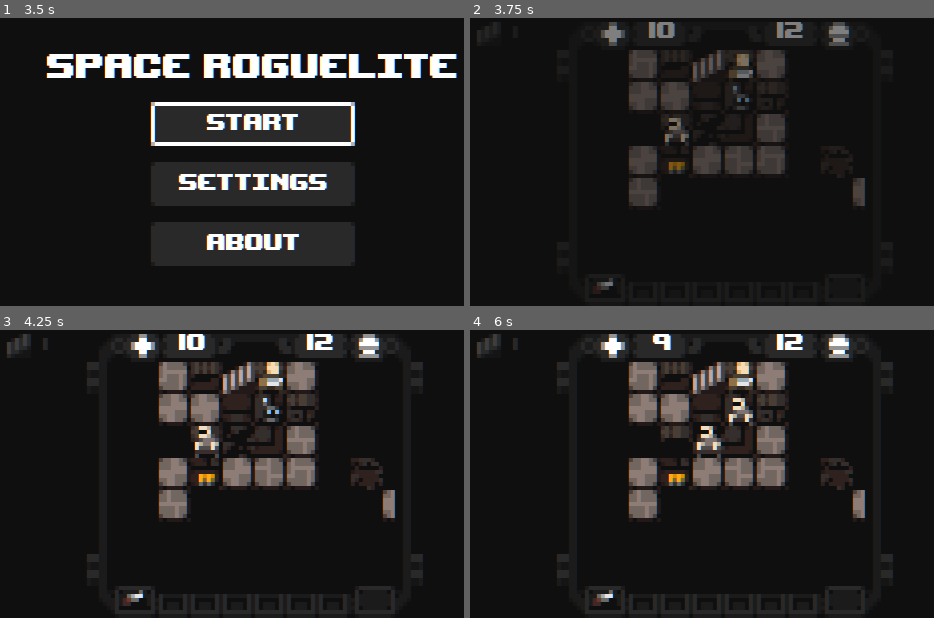
Above: before the commit, frames 1-4 (two rows, left to right).
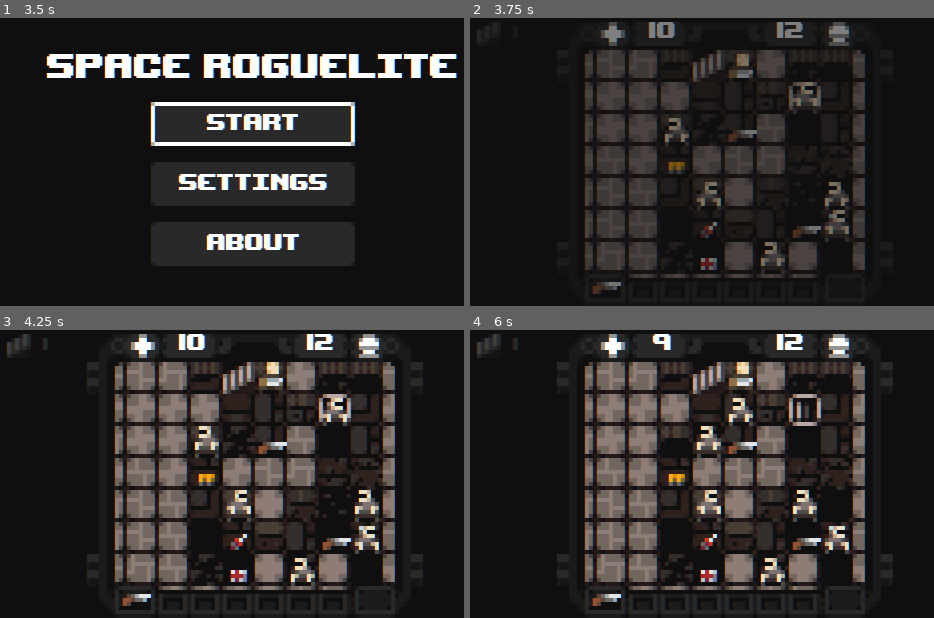
Above: after the commit, the same moments.

Repository: PavelProvotorov/Godot-Terminus-Roguelike
Game: Godot game, scene res://Scenes/Main.tscn
Same seed, same stepped clock (60 frames per second), same inputs: the game is played once before the commit and once after it. Sound files missing from this copy of the repository are replaced by a short silence.
Inputs:
- Up to frame 1 (3.5 s): click "Start" at 0.5 s; click "Start" at 1.25 s; click "Settings" at 2 s; click "About" at 2.75 s
- Up to frame 2 (3.75 s): tap Enter at 3.5 s; hold Right (ui_right) from 3.53 s (still down)
- Up to frame 3 (4.25 s): keep holding Right (ui_right)
- Up to frame 4 (6 s): tap Space at 4.25 s; release Right (ui_right) at 4.28 s; hold Down (ui_down) 4.28-5.03 s; hold Right (ui_right) 5.03-5.78 s; hold Up (ui_up) from 5.78 s (still down)

Frame 1 is identical in both runs. In frame 2, 14% of the frame differs, in the area x 24-86%, y 11-96%; in frame 3, 20%; in frame 4, 20%.

Commit message:
Minor changes to Items2D
- Moved some of the functions to the main Item2D Class
- Fixed bug with sound playing when text already displayed
- Fixed bug with text speeding up each time the window is shown
- Started working on descriptions for items
- Text window expanded

Diff:
--- a/Scenes/Level_1.tscn
+++ b/Scenes/Level_1.tscn
@@ -62,6 +62,7 @@
 format = 1
 
 [node name="Fog" type="TileMap" parent="."]
+visible = false
 z_index = 4
 tile_set = ExtResource( 6 )
 cell_size = Vector2( 8, 8 )
--- a/Scenes/Main.tscn
+++ b/Scenes/Main.tscn
@@ -1,5 +1,6 @@
-[gd_scene load_steps=22 format=2]
-
+[gd_scene load_steps=23 format=2]
+
+[ext_resource path="res://Sounds/sfx_type.mp3" type="AudioStream" id=1]
 [ext_resource path="res://Resources/fonts/FONT_UpheavalPro.tres" type="DynamicFont" id=2]
 [ext_resource path="res://Assets/ui_main.png" type="Texture" id=3]
 [ext_resource path="res://Resources/fonts/UpheavalPro.ttf" type="DynamicFontData" id=5]
@@ -215,13 +216,15 @@
 margin_left = 33.0
 margin_top = 13.0
 margin_right = 95.0
-margin_bottom = 35.0
+margin_bottom = 59.0
 custom_fonts/font = SubResource( 9 )
 text = "< Become aware of happiness once you have lost it. Then an age comes, a second one, in which you already know,  …(316 unchanged characters)…
 autowrap = true
 clip_text = true
-max_lines_visible = 7
 script = ExtResource( 7 )
+
+[node name="AudioStreamPlayer" type="AudioStreamPlayer" parent="GUI/GUI_LAYER_MAIN/UI_TEXT/UI_TEXTLOG"]
+stream = ExtResource( 1 )
 
 [node name="UI_INVENTORY" type="GridContainer" parent="GUI/GUI_LAYER_MAIN"]
 margin_left = 40.0
--- a/Scripts/Data.gd
+++ b/Scripts/Data.gd
@@ -12,6 +12,14 @@
 	"text_2": "this is text 2"
 }
 
+# DESCRIPTION
+#---------------------------------------------------------------------------------------
+onready var DESCRIPTION_DATA = {
+	"item_shotgun": "This is a regular old Shotgun, used commonly among the guards.",
+	"item_assault_rifle": "this is text 1",
+	"item_submachine_gun": "this is text 2"
+}
+
 # LEVELS
 #---------------------------------------------------------------------------------------
 onready var LEVEL_DATA = {
--- a/Scripts/Dump.gd
+++ b/Scripts/Dump.gd
@@ -1844,3 +1844,5 @@
 #		},
 #	},
 #}
+
+#	for i in text.length():
--- a/Scripts/Sound.gd
+++ b/Scripts/Sound.gd
@@ -1,5 +1,6 @@
 extends Node
 
+onready var sfx_type = preload("res://Sounds/sfx_type.mp3")
 onready var sfx_blink = preload("res://Sounds/sfx_blink.mp3")
 onready var sfx_exit = preload("res://Sounds/sfx_exit.mp3")
 onready var sfx_level_1 = preload("res://Sounds/sfx_level_1.mp3")
--- a/Scripts/Textlog.gd
+++ b/Scripts/Textlog.gd
@@ -5,7 +5,14 @@
 
 func show_text():
 	visible_characters = 0
-	for i in text.length():
-		visible_characters += 1
-		yield(get_tree().create_timer(0.025),"timeout")
+	for i in get_total_character_count():
+		if Global.NODE_UI_TEXT.visible == true:
+			visible_characters += 1
+			$AudioStreamPlayer.play()
+			yield(get_tree().create_timer(0.025),"timeout")
+		elif Global.NODE_UI_TEXT.visible == false:
+			return
 	pass
+
+func get_idle_frame():
+	yield(get_tree(),"idle_frame")
--- a/Scripts/classes/Item2D.gd
+++ b/Scripts/classes/Item2D.gd
@@ -111,5 +111,14 @@
 	else:
 		pass
 
+func on_action_shoot():
+	pass
+
+func on_action_tick():
+	pass
+
+func on_action_use():
+	pass
+
 func get_idle_frame():
 	yield(get_tree(),"idle_frame")
--- a/Scripts/items/Adrenalin.gd
+++ b/Scripts/items/Adrenalin.gd
@@ -27,9 +27,3 @@
 		Global.NODE_MAIN.level_game_over()
 	item_remove_from_inventory(item_parent)
 	pass
-
-func on_action_tick():
-	pass
-
-func on_action_read():
-	pass
--- a/Scripts/items/Ammo.gd
+++ b/Scripts/items/Ammo.gd
@@ -6,7 +6,6 @@
 	randomize()
 	ammo_count = randi()%4+2
 	item_name = "Ammo"
-	item_text = "This is ammo \n hahahah"
 	NODE_NAME.set_text(item_name)
 	pass
 
@@ -21,9 +20,3 @@
 	Sound.sound_spawn(Global.NODE_SOUNDS,Sound.sfx_pickup,self.position/grid_size)
 	item_action_add_ammo(ammo_count,self)
 	item_remove(item_parent)
-
-func on_action_use():
-	pass
-
-func on_action_tick():
-	pass
--- a/Scripts/items/AssaultRifle.gd
+++ b/Scripts/items/AssaultRifle.gd
@@ -23,9 +23,3 @@
 	item_action_add_ammo(ammo_count,self)
 	weapon_add_to_inventory(self,Global.NODE_PLAYER.position)
 	pass
-
-func on_action_shoot():
-	pass
-
-func on_action_read():
-	pass
--- a/Scripts/items/BigDan001.gd
+++ b/Scripts/items/BigDan001.gd
@@ -18,12 +18,3 @@
 func on_action_pickup():
 	item_display_text(self,item_text)
 	pass
-
-func on_action_use():
-	pass
-
-func on_action_tick():
-	pass
-
-func on_action_read():
-	pass
--- a/Scripts/items/Grenade.gd
+++ b/Scripts/items/Grenade.gd
@@ -31,9 +31,3 @@
 func on_action_throw():
 	item_remove_from_inventory(item_parent)
 	pass
-
-func on_action_tick():
-	pass
-
-func on_action_read():
-	pass
--- a/Scripts/items/HuntingRifle.gd
+++ b/Scripts/items/HuntingRifle.gd
@@ -22,9 +22,3 @@
 	item_action_add_ammo(ammo_count,self)
 	weapon_add_to_inventory(self,Global.NODE_PLAYER.position)
 	pass
-
-func on_action_shoot():
-	pass
-
-func on_action_read():
-	pass
--- a/Scripts/items/Medkit.gd
+++ b/Scripts/items/Medkit.gd
@@ -20,12 +20,3 @@
 	Global.NODE_PLAYER.spawn_text(count,Global.NODE_PLAYER.position/grid_size,Color.greenyellow,0.0)
 	Sound.sound_spawn(Global.NODE_SOUNDS,Sound.sfx_pickup,self.position/grid_size)
 	item_remove(item_parent)
-
-func on_action_use():
-	pass
-
-func on_action_tick():
-	pass
-
-func on_action_read():
-	pass
--- a/Scripts/items/Pistol.gd
+++ b/Scripts/items/Pistol.gd
@@ -31,6 +31,3 @@
 	else:
 		pass
 	pass
-
-func on_action_read():
-	pass
--- a/Scripts/items/SawnOff.gd
+++ b/Scripts/items/SawnOff.gd
@@ -22,9 +22,3 @@
 	item_action_add_ammo(ammo_count,self)
 	weapon_add_to_inventory(self,Global.NODE_PLAYER.position)
 	pass
-
-func on_action_shoot():
-	pass
-
-func on_action_read():
-	pass
--- a/Scripts/items/Shotgun.gd
+++ b/Scripts/items/Shotgun.gd
@@ -11,6 +11,8 @@
 	randomize()
 	ammo_count = randi()%2+0
 	item_name = "Shotgun"
+	item_text = "<%s>\n\n" + Data.DESCRIPTION_DATA.get("item_shotgun") + "\n\n* Damage: %s\n* Range: %s"
+	item_text = item_text % [item_name,stat_ranged_dmg,stat_range]
 	NODE_NAME.set_text(item_name)
 	pass
 
@@ -22,9 +24,3 @@
 	item_action_add_ammo(ammo_count,self)
 	weapon_add_to_inventory(self,Global.NODE_PLAYER.position)
 	pass
-
-func on_action_shoot():
-	pass
-
-func on_action_read():
-	pass
--- a/Scripts/items/SniperRifle.gd
+++ b/Scripts/items/SniperRifle.gd
@@ -22,9 +22,3 @@
 	item_action_add_ammo(ammo_count,self)
 	weapon_add_to_inventory(self,Global.NODE_PLAYER.position)
 	pass
-
-func on_action_shoot():
-	pass
-
-func on_action_read():
-	pass
--- a/Scripts/items/Steroids.gd
+++ b/Scripts/items/Steroids.gd
@@ -27,9 +27,3 @@
 		Global.NODE_MAIN.level_game_over()
 	item_remove_from_inventory(item_parent)
 	pass
-
-func on_action_tick():
-	pass
-
-func on_action_read():
-	pass
--- a/Scripts/items/SubmachineGun.gd
+++ b/Scripts/items/SubmachineGun.gd
@@ -22,9 +22,3 @@
 	item_action_add_ammo(ammo_count,self)
 	weapon_add_to_inventory(self,Global.NODE_PLAYER.position)
 	pass
-
-func on_action_shoot():
-	pass
-
-func on_action_read():
-	pass
--- a/Scripts/items/TacticalShotgun.gd
+++ b/Scripts/items/TacticalShotgun.gd
@@ -22,9 +22,3 @@
 	item_action_add_ammo(ammo_count,self)
 	weapon_add_to_inventory(self,Global.NODE_PLAYER.position)
 	pass
-
-func on_action_shoot():
-	pass
-
-func on_action_read():
-	pass
--- a/Scripts/items/Teleport.gd
+++ b/Scripts/items/Teleport.gd
@@ -31,9 +31,3 @@
 	Global.LEVEL_LAYER_LOGIC.fog_update()
 	item_remove_from_inventory(item_parent)
 	pass
-
-func on_action_tick():
-	pass
-
-func on_action_read():
-	pass
--- a/Scripts/levelgen/LevelLogic.gd
+++ b/Scripts/levelgen/LevelLogic.gd
@@ -374,7 +374,7 @@
 	var free_cells = self.get_used_cells_by_id(TILESET_LOGIC.TILE_FLOOR)
 	var common_item_count:int = randi() % 3 + 1
 	var consumables_item_count:int = randi() % 2
-	var weapons_item_count:int = randi() % 2
+	var weapons_item_count:int = randi() % 4
 	var other_item_count:int = randi() % 2
 	var items_spawned:int = 0
 
--- a/Scripts/mobs/Player.gd
+++ b/Scripts/mobs/Player.gd
@@ -141,11 +141,13 @@
 
 				# TEXT MODE
 				elif PLAYER_ACTION_INPUT == false && PLAYER_ACTION_SHOOT == false && PLAYER_ACTION_TEXT == true && PLAYER_ACTION_THROW == false:
-					if input == INPUT_LIST.UI_SPACE:
-						Global.NODE_UI_TEXT.hide()
-						PLAYER_ACTION_TEXT = false
-						pass
-					pass
+					Global.NODE_UI_TEXT.hide()
+					PLAYER_ACTION_TEXT = false
+#					if input == INPUT_LIST.UI_SPACE:
+#						Global.NODE_UI_TEXT.hide()
+#						PLAYER_ACTION_TEXT = false
+#						pass
+#					pass
 				else:
 					pass
 
@@ -319,12 +321,13 @@
 	if NODE_RAYCAST_COLLIDE.is_colliding() == true:
 		var collider = NODE_RAYCAST_COLLIDE.get_collider()
 		if collider.get_class() == "StaticBody2D":
-			# Regular item
-			if collider.is_in_group(Global.GROUPS.ITEM) == true and collider.is_in_group(Global.GROUPS.TEXTLOG) == false:
-						collider.on_action_read()
-			# Textlog item
-			if collider.is_in_group(Global.GROUPS.ITEM) == true and collider.is_in_group(Global.GROUPS.TEXTLOG) == true:
-						collider.on_action_read()
+			collider.on_action_read()
+#			# Regular item
+#			if collider.is_in_group(Global.GROUPS.ITEM) == true:
+#						collider.on_action_read()
+#			# Textlog item
+#			if collider.is_in_group(Global.GROUPS.ITEM) == true:
+#						collider.on_action_read()
 	PLAYER_ACTION_INPUT = false
 	pass
 
@@ -468,8 +471,8 @@
 
 func player_to_default():
 	Global.NODE_UI_INVENTORY.clear_inventory()
-	self.equiped_weapon = Data.pistol.instance()
-#	self.equiped_weapon = Data.shotgun.instance()
+#	self.equiped_weapon = Data.pistol.instance()
+	self.equiped_weapon = Data.shotgun.instance()
 #	self.equiped_weapon = Data.assault_rifle.instance()
 	self.equiped_weapon.weapon_replace_in_inventory(equiped_weapon)
 	self.NODE_ANIMATED_SPRITE.visible = true
Binary file changed: Assets/ui_text.png
Not shown, added: Sounds/sfx_type.mp3.import
Not shown, added: Sounds/sfx_type.mp3
